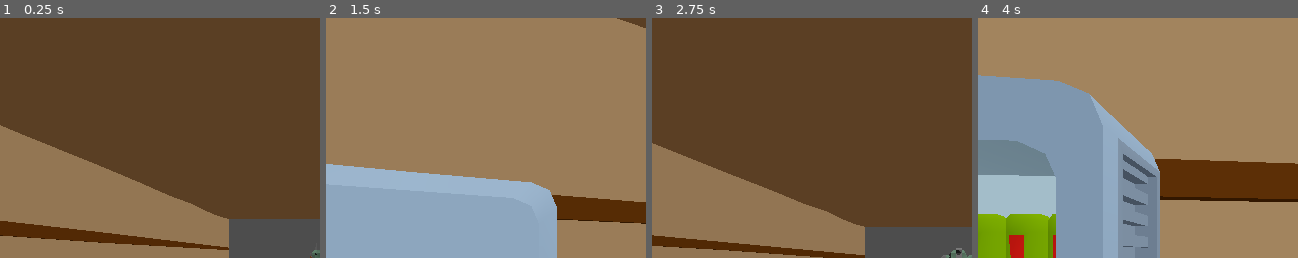
Above: before the commit, frames 1-4 (left to right).
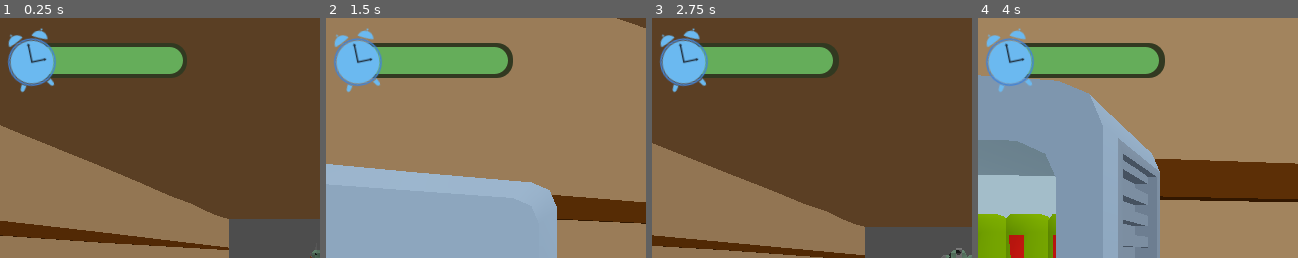
Above: after the commit, the same moments.

Repository: connor-lennox/DemoDisk
Game: Godot game, scene res://scenes/level/level_scene.tscn
Same seed, same stepped clock (60 frames per second), same inputs: the game is played once before the commit and once after it. This scene is started directly instead of the project's main scene.
Inputs (mouse positions are % of the whole screen's width and height, from its top left):
- Up to frame 1 (0.25 s): no input
- Up to frame 2 (1.5 s): tap Enter (ui_accept) at 0.5, 0.77, 1.25 s; move the mouse to (55, 50) at 0.52 s; hold D (move_right) 0.53-1.28 s; click (55, 50) at 0.6 s; move the mouse to (45, 50) at 1.27 s; hold S (move_back) from 1.28 s (still down); click (45, 50) at 1.35 s
- Up to frame 3 (2.75 s): tap Enter (ui_accept) at 1.52, 2 s; move the mouse to (52, 48) at 2.02 s; release S (move_back) at 2.03 s; hold D (move_right) from 2.03 s (still down); click (52, 48) at 2.1 s
- Up to frame 4 (4 s): move the mouse to (49, 52) at 2.77 s; click (49, 52) at 2.85 s; tap Enter (ui_accept) at 3.02, 3.77 s; move the mouse to (58, 51) at 3.52 s; release D (move_right) at 3.53 s; hold A (move_left) from 3.53 s (still down); click (58, 51) at 3.6 s
The pictures show only the part of the screen within x 0-50%, y 0-50%; the shares and areas given below are measured in that part.

The runs differ from the first frame. In frame 1, 8.7% of the frame differs, in the area x 2-59%, y 4-32%; in frame 2, 8.7%; in frame 3, 8.7%; in frame 4, 8.7%.

Commit message:
timer and scene flow, unified ui

Diff:
--- /dev/null
+++ b/nodes/other/game_timer/game_timer.gd
@@ -0,0 +1,25 @@
+extends ProgressBar
+
+signal timer_finished
+
+@export var time_seconds: int
+@export var running: bool = true
+
+var internal_timer: float
+
+
+func _ready():
+	internal_timer = time_seconds
+	max_value = time_seconds
+
+func _process(delta):
+	if not running:
+		return
+	internal_timer -= delta
+	value = internal_timer
+	if internal_timer <= 0:
+		_timer_elapsed()
+
+func _timer_elapsed():
+	timer_finished.emit()
+	running = false
--- /dev/null
+++ b/nodes/other/game_timer/game_timer.tscn
@@ -0,0 +1,22 @@
+[gd_scene load_steps=4 format=3 uid="uid://jec7d3om6mt1"]
+
+[ext_resource type="Theme" uid="uid://odibqe6iy8ty" path="res://nodes/other/game_timer/game_timer_theme.tres" id="1_8qqkv"]
+[ext_resource type="Script" path="res://nodes/other/game_timer/game_timer.gd" id="1_lftk1"]
+[ext_resource type="Texture2D" uid="uid://bhtsndgw21gdb" path="res://assets/icons/clock.png" id="3_ojuyu"]
+
+[node name="GameTimer" type="ProgressBar"]
+offset_right = 150.0
+offset_bottom = 27.0
+theme = ExtResource("1_8qqkv")
+show_percentage = false
+script = ExtResource("1_lftk1")
+time_seconds = 4
+
+[node name="TextureRect" type="TextureRect" parent="."]
+layout_mode = 0
+offset_left = -35.0
+offset_top = -12.0
+offset_right = 20.0
+offset_bottom = 52.0
+rotation = -0.204143
+texture = ExtResource("3_ojuyu")
--- /dev/null
+++ b/nodes/other/game_timer/game_timer_theme.tres
@@ -0,0 +1,23 @@
+[gd_resource type="Theme" load_steps=3 format=3 uid="uid://odibqe6iy8ty"]
+
+[sub_resource type="StyleBoxFlat" id="StyleBoxFlat_ey08x"]
+bg_color = Color(0.196078, 0.223529, 0.129412, 1)
+corner_radius_top_left = 16
+corner_radius_top_right = 16
+corner_radius_bottom_right = 16
+corner_radius_bottom_left = 16
+expand_margin_left = 4.0
+expand_margin_top = 4.0
+expand_margin_right = 4.0
+expand_margin_bottom = 4.0
+
+[sub_resource type="StyleBoxFlat" id="StyleBoxFlat_gm7e7"]
+bg_color = Color(0.396078, 0.678431, 0.352941, 1)
+corner_radius_top_left = 16
+corner_radius_top_right = 16
+corner_radius_bottom_right = 16
+corner_radius_bottom_left = 16
+
+[resource]
+ProgressBar/styles/background = SubResource("StyleBoxFlat_ey08x")
+ProgressBar/styles/fill = SubResource("StyleBoxFlat_gm7e7")
--- /dev/null
+++ b/scenes/game_over/game_over_scene.tscn
@@ -0,0 +1,58 @@
+[gd_scene load_steps=7 format=3 uid="uid://ckr0b6nbqw4jp"]
+
+[ext_resource type="Texture2D" uid="uid://7tytr3pnc2mo" path="res://assets/game_over/game_over_screen.png" id="1_dolju"]
+[ext_resource type="PackedScene" uid="uid://bf33khcnfppid" path="res://assets/restaurant/Plate.glb" id="2_had27"]
+[ext_resource type="PackedScene" uid="uid://c4gg6qmfd0hdc" path="res://assets/food/Burger.glb" id="3_kypvq"]
+[ext_resource type="Script" path="res://scenes/game_over/plate_spin.gd" id="3_rsrn4"]
+[ext_resource type="Theme" uid="uid://bhns48wk8n48i" path="res://ui/ui_theme.tres" id="5_bay7k"]
+
+[sub_resource type="ViewportTexture" id="ViewportTexture_no8lf"]
+viewport_path = NodePath("SubViewport")
+
+[node name="GameOverScene" type="Node"]
+
+[node name="Overlay" type="TextureRect" parent="."]
+anchors_preset = 15
+anchor_right = 1.0
+anchor_bottom = 1.0
+grow_horizontal = 2
+grow_vertical = 2
+texture = ExtResource("1_dolju")
+
+[node name="BurgerView" type="TextureRect" parent="."]
+offset_left = 343.0
+offset_top = 58.0
+offset_right = 655.0
+offset_bottom = 370.0
+texture = SubResource("ViewportTexture_no8lf")
+
+[node name="SubViewport" type="SubViewport" parent="."]
+transparent_bg = true
+size = Vector2i(312, 312)
+
+[node name="Plate" parent="SubViewport" instance=ExtResource("2_had27")]
+script = ExtResource("3_rsrn4")
+
+[node name="Burger" parent="SubViewport/Plate" instance=ExtResource("3_kypvq")]
+transform = Transform3D(1, 0, 0, 0, 1, 0, 0, 0, 1, 0, 0.440535, 0)
+
+[node name="DirectionalLight3D" type="DirectionalLight3D" parent="SubViewport"]
+transform = Transform3D(1, 0, 0, 0, 0.636805, 0.771025, 0, -0.771025, 0.636805, 0, 1.69422, 1.22017)
+
+[node name="Camera3D" type="Camera3D" parent="SubViewport"]
+transform = Transform3D(0.951851, 0.0992897, -0.290037, 0, 0.946097, 0.323882, 0.306561, -0.308288, 0.900544, -0.626168, 1.13977, 1.94421)
+
+[node name="Button" type="Button" parent="."]
+anchors_preset = 3
+anchor_left = 1.0
+anchor_top = 1.0
+anchor_right = 1.0
+anchor_bottom = 1.0
+offset_left = -196.0
+offset_top = -125.0
+offset_right = -30.0
+offset_bottom = -50.0
+grow_horizontal = 0
+grow_vertical = 0
+theme = ExtResource("5_bay7k")
+text = "Back to Title"
--- /dev/null
+++ b/scenes/game_over/plate_spin.gd
@@ -0,0 +1,4 @@
+extends Node3D
+
+func _process(delta):
+	global_rotation.y += delta * 0.1
--- a/scenes/level/level_scene.gd
+++ b/scenes/level/level_scene.gd
@@ -4,6 +4,7 @@
 
 @onready var customer_manager: CustomerManager = $CustomerManager
 @onready var customer_spawn_timer = $CustomerSpawnTimer
+@onready var player = $Player
 
 @onready var sink = $Restaurant/Stations/SinkStation/Sink
 
@@ -24,3 +25,8 @@
 func _wait_and_return_plate():
 	await get_tree().create_timer(PLATE_RETURN_TIME).timeout
 	sink.generate_dirty_plate()
+
+func _game_over():
+	player.locked = true
+	await get_tree().create_timer(2).timeout
+	SceneManager.switch_to_game_over()
--- a/scenes/level/level_scene.tscn
+++ b/scenes/level/level_scene.tscn
@@ -1,10 +1,11 @@
-[gd_scene load_steps=6 format=3 uid="uid://dgs68t5c8jjj0"]
+[gd_scene load_steps=7 format=3 uid="uid://dgs68t5c8jjj0"]
 
 [ext_resource type="Script" path="res://scenes/level/level_scene.gd" id="1_4sww3"]
 [ext_resource type="PackedScene" uid="uid://bc7fw6ecvwcv6" path="res://scenes/restaurant.tscn" id="1_o5324"]
 [ext_resource type="PackedScene" uid="uid://vi5ydb7g6j2x" path="res://nodes/player/player.tscn" id="2_7h5sr"]
 [ext_resource type="PackedScene" uid="uid://dswwd02hmgwf" path="res://ui/player_crosshair.tscn" id="3_ejqch"]
 [ext_resource type="Script" path="res://nodes/customers/customer_manager.gd" id="4_2v1mk"]
+[ext_resource type="PackedScene" uid="uid://jec7d3om6mt1" path="res://nodes/other/game_timer/game_timer.tscn" id="6_x373w"]
 
 [node name="level_scene" type="Node3D"]
 script = ExtResource("1_4sww3")
@@ -24,5 +25,13 @@
 
 [node name="CustomerSpawnTimer" type="Timer" parent="."]
 
+[node name="GameTimer" parent="." instance=ExtResource("6_x373w")]
+offset_left = 33.0
+offset_top = 29.0
+offset_right = 183.0
+offset_bottom = 56.0
+time_seconds = 240
+
 [connection signal="customer_satisfied" from="CustomerManager" to="." method="_order_completed"]
 [connection signal="timeout" from="CustomerSpawnTimer" to="." method="_spawn_customer"]
+[connection signal="timer_finished" from="GameTimer" to="." method="_game_over"]
--- /dev/null
+++ b/scenes/photobooth.tscn
@@ -0,0 +1,32 @@
+[gd_scene load_steps=7 format=3 uid="uid://dbddid81phlen"]
+
+[ext_resource type="PackedScene" uid="uid://bc7fw6ecvwcv6" path="res://scenes/restaurant.tscn" id="1_dbmgk"]
+[ext_resource type="PackedScene" uid="uid://cvbmxw0txea1i" path="res://assets/photo_props/Food_Udon.gltf" id="2_41o7j"]
+[ext_resource type="PackedScene" uid="uid://dl8r0rpcyvbpu" path="res://assets/photo_props/Pizza.glb" id="3_5v4ul"]
+[ext_resource type="PackedScene" uid="uid://dv5allwo5wlll" path="res://assets/food/Soda.glb" id="4_sv3xm"]
+[ext_resource type="PackedScene" uid="uid://bf33khcnfppid" path="res://assets/restaurant/Plate.glb" id="5_fnfe7"]
+[ext_resource type="PackedScene" uid="uid://cnmax5i0ol10n" path="res://assets/photo_props/Pancakes_Stack.glb" id="6_gb5vu"]
+
+[node name="photobooth" type="Node"]
+
+[node name="Restaurant" parent="." instance=ExtResource("1_dbmgk")]
+
+[node name="diner_midwall" parent="Restaurant" index="8"]
+transform = Transform3D(-4.37114e-08, 0, 1, 0, 1, 0, -1, 0, -4.37114e-08, 0, 0.981371, 0.168)
+
+[node name="Food_Udon" parent="." instance=ExtResource("2_41o7j")]
+transform = Transform3D(0.3, 0, 0, 0, 0.3, 0, 0, 0, 0.3, -0.469426, 1.70689, 1.4602)
+
+[node name="Pizza" parent="." instance=ExtResource("3_5v4ul")]
+transform = Transform3D(0.2, 0, 0, 0, 0.2, 0, 0, 0, 0.2, -0.545731, 1.62763, 0.927698)
+
+[node name="Soda" parent="." instance=ExtResource("4_sv3xm")]
+transform = Transform3D(0.25, 0, 0, 0, 0.25, 0, 0, 0, 0.25, -0.183011, 1.67413, 0.908622)
+
+[node name="Plate" parent="." instance=ExtResource("5_fnfe7")]
+transform = Transform3D(0.249256, 0, 0.0192755, 0, 0.25, 0, -0.0192755, 0, 0.249256, -0.0581478, 1.63486, 1.19167)
+
+[node name="Pancakes_Stack" parent="Plate" instance=ExtResource("6_gb5vu")]
+transform = Transform3D(0.8, 0, 7.45058e-09, 0, 0.8, 0, -7.45058e-09, 0, 0.8, -0.101589, 0.248416, 0.0719881)
+
+[editable path="Restaurant"]
--- a/scenes/scene_manager.gd
+++ b/scenes/scene_manager.gd
@@ -12,3 +12,6 @@
 
 func switch_to_tutorial():
 	_switch_to_scene("res://scenes/tutorial/tutorial_scene.tscn")
+
+func switch_to_game_over():
+	_switch_to_scene("res://scenes/game_over/game_over_scene.tscn")
--- a/scenes/title/title_scene.tscn
+++ b/scenes/title/title_scene.tscn
@@ -1,7 +1,8 @@
-[gd_scene load_steps=4 format=3 uid="uid://bn7fbs3cbbhs7"]
+[gd_scene load_steps=5 format=3 uid="uid://bn7fbs3cbbhs7"]
 
 [ext_resource type="Script" path="res://scenes/title/title_scene.gd" id="1_rdb1y"]
 [ext_resource type="PackedScene" uid="uid://bc7fw6ecvwcv6" path="res://scenes/restaurant.tscn" id="2_a70bl"]
+[ext_resource type="Theme" uid="uid://bhns48wk8n48i" path="res://ui/ui_theme.tres" id="2_di8j4"]
 [ext_resource type="PackedScene" uid="uid://03f307g5cj2y" path="res://nodes/customers/customer.tscn" id="3_rcq0s"]
 
 [node name="TitleScene" type="Node"]
@@ -14,6 +15,7 @@
 offset_top = -82.0
 offset_right = 85.0
 grow_vertical = 0
+theme = ExtResource("2_di8j4")
 theme_override_constants/margin_left = 24
 theme_override_constants/margin_top = 24
 theme_override_constants/margin_right = 24
--- a/scenes/tutorial/tutorial_text_box.tres
+++ b/scenes/tutorial/tutorial_text_box.tres
@@ -1,16 +1,16 @@
 [gd_resource type="StyleBoxFlat" format=3 uid="uid://cl0ts27mjapj1"]
 
 [resource]
-bg_color = Color(0.113725, 0.101961, 0.211765, 1)
-border_width_left = 4
-border_width_top = 4
-border_width_right = 4
-border_width_bottom = 4
-border_color = Color(0.00784314, 0.00392157, 0.0588235, 1)
-corner_radius_top_left = 4
-corner_radius_top_right = 4
-corner_radius_bottom_right = 4
-corner_radius_bottom_left = 4
+bg_color = Color(0.0705882, 0.14902, 0.262745, 1)
+border_width_left = 2
+border_width_top = 2
+border_width_right = 2
+border_width_bottom = 2
+border_color = Color(0.807843, 0.686275, 0.282353, 1)
+corner_radius_top_left = 8
+corner_radius_top_right = 8
+corner_radius_bottom_right = 8
+corner_radius_bottom_left = 8
 expand_margin_left = 4.0
 expand_margin_top = 4.0
 expand_margin_right = 4.0
--- /dev/null
+++ b/ui/ui_theme.tres
@@ -0,0 +1,58 @@
+[gd_resource type="Theme" load_steps=6 format=3 uid="uid://bhns48wk8n48i"]
+
+[sub_resource type="StyleBoxFlat" id="StyleBoxFlat_p7i83"]
+bg_color = Color(0.0705882, 0.14902, 0.262745, 1)
+border_width_left = 2
+border_width_top = 2
+border_width_right = 2
+border_width_bottom = 2
+border_color = Color(0.807843, 0.686275, 0.282353, 1)
+corner_radius_top_left = 8
+corner_radius_top_right = 8
+corner_radius_bottom_right = 8
+corner_radius_bottom_left = 8
+
+[sub_resource type="StyleBoxEmpty" id="StyleBoxEmpty_wi105"]
+
+[sub_resource type="StyleBoxFlat" id="StyleBoxFlat_1ildk"]
+bg_color = Color(0.14902, 0.27451, 0.454902, 1)
+border_width_left = 2
+border_width_top = 2
+border_width_right = 2
+border_width_bottom = 2
+border_color = Color(0.807843, 0.686275, 0.282353, 1)
+corner_radius_top_left = 8
+corner_radius_top_right = 8
+corner_radius_bottom_right = 8
+corner_radius_bottom_left = 8
+
+[sub_resource type="StyleBoxFlat" id="StyleBoxFlat_gn56p"]
+bg_color = Color(0.0705882, 0.14902, 0.262745, 1)
+border_width_left = 2
+border_width_top = 2
+border_width_right = 2
+border_width_bottom = 2
+border_color = Color(0.807843, 0.686275, 0.282353, 1)
+corner_radius_top_left = 8
+corner_radius_top_right = 8
+corner_radius_bottom_right = 8
+corner_radius_bottom_left = 8
+
+[sub_resource type="StyleBoxFlat" id="StyleBoxFlat_6s5xk"]
+bg_color = Color(0.0980392, 0.192157, 0.329412, 1)
+border_width_left = 2
+border_width_top = 2
+border_width_right = 2
+border_width_bottom = 2
+border_color = Color(0.807843, 0.686275, 0.282353, 1)
+corner_radius_top_left = 8
+corner_radius_top_right = 8
+corner_radius_bottom_right = 8
+corner_radius_bottom_left = 8
+
+[resource]
+Button/styles/disabled = SubResource("StyleBoxFlat_p7i83")
+Button/styles/focus = SubResource("StyleBoxEmpty_wi105")
+Button/styles/hover = SubResource("StyleBoxFlat_1ildk")
+Button/styles/normal = SubResource("StyleBoxFlat_gn56p")
+Button/styles/pressed = SubResource("StyleBoxFlat_6s5xk")
Binary file added: assets/game_over/game_over_screen.png
Not shown, added: assets/game_over/game_over_screen.png.import
Binary file added: assets/icons/clock.png
Not shown, added: assets/icons/clock.png.import
Not shown, added: assets/photo_props/Food_Udon.gltf
Not shown, added: assets/photo_props/Food_Udon.gltf.import
Binary file added: assets/photo_props/Pancakes_Stack.glb
Not shown, added: assets/photo_props/Pancakes_Stack.glb.import
Binary file added: assets/photo_props/Pizza.glb
Not shown, added: assets/photo_props/Pizza.glb.import
